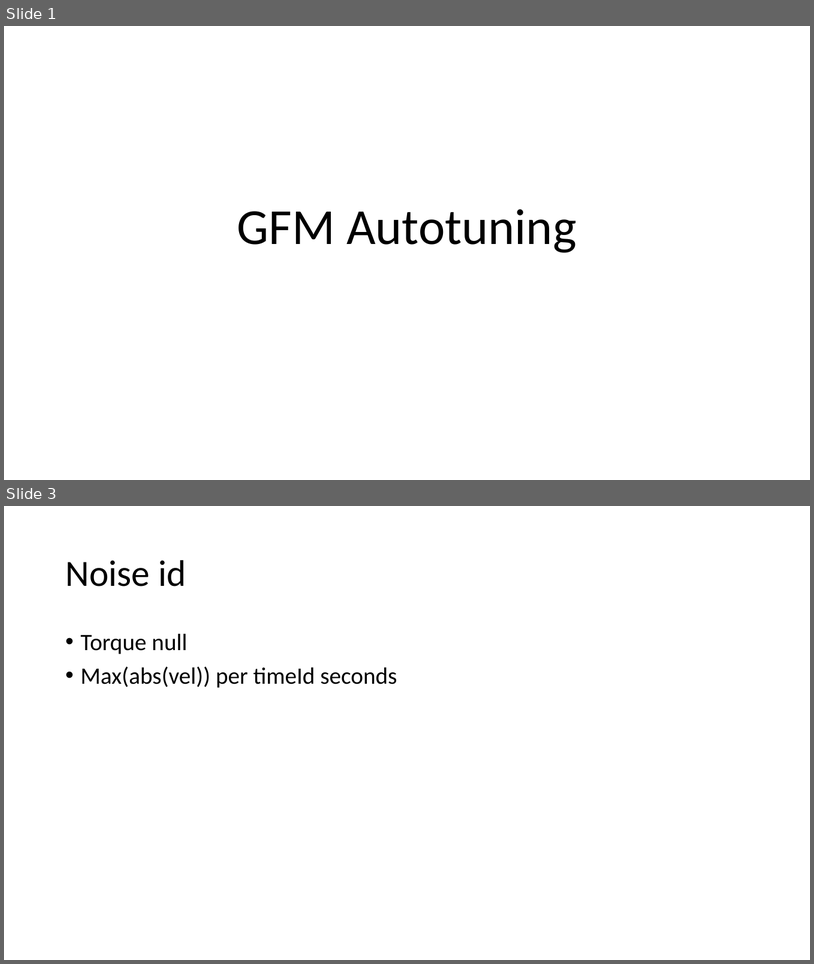
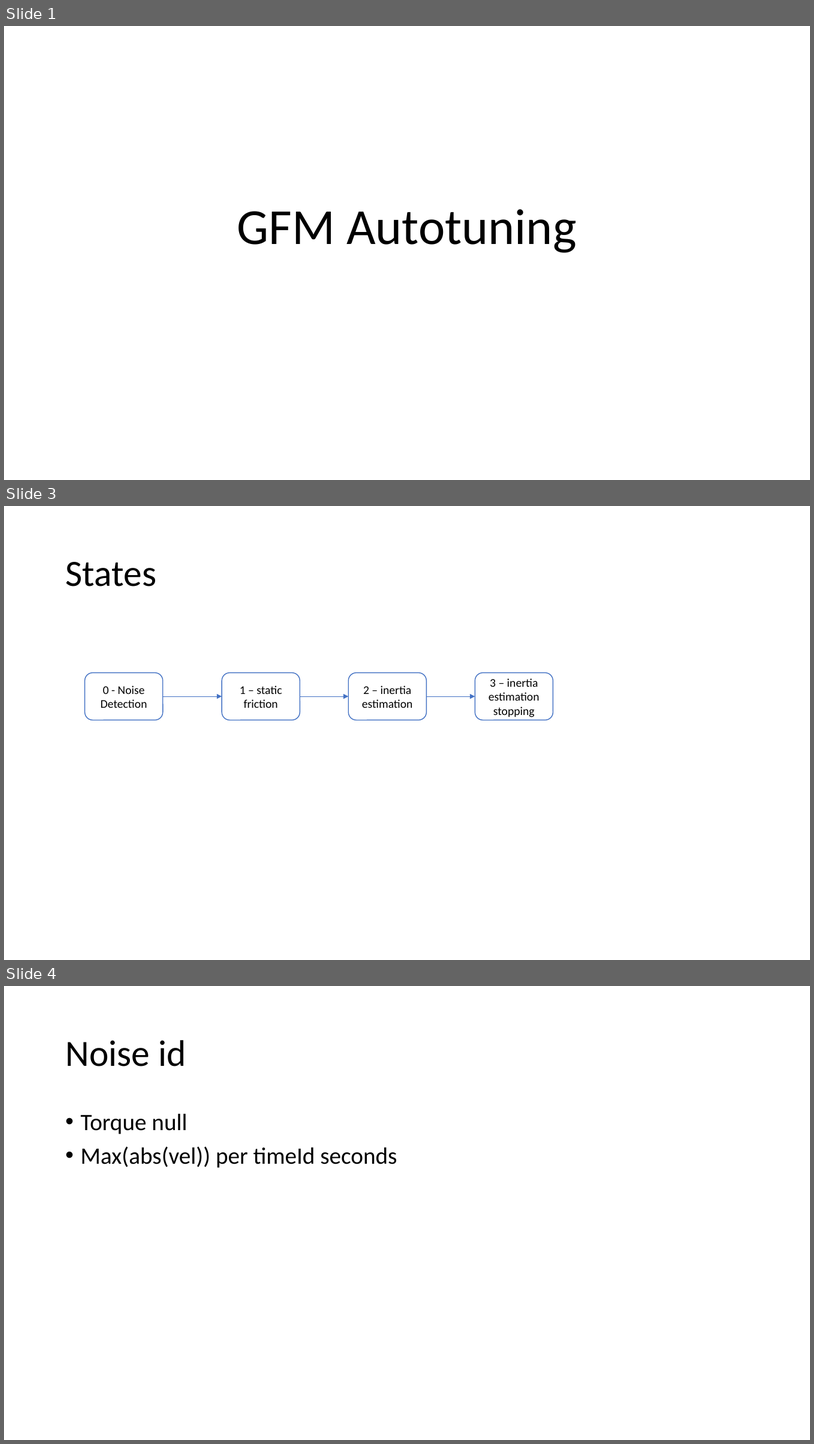
Before and after one commit to industrial-control-group-unibs/gdm_autotuning, a slide deck: GFM Autotuning.pptx. Shown one above the other, each under a label of ours: slides 1 and 3 before the commit, slides 1, 3 and 4 after it; the slides between them are not shown. The pictures are 814x964 and 814x1444 pixels, drawn with LibreOffice and Linux fonts; fonts in the diff are those of the drawing. Boxes give left, top, right and bottom in pixels: in the first picture for what was removed or moved away, otherwise in the second. Text is boxed around its words. In the diff, an @@ line names an element or a change of style, - is before the commit and + after.

```diff
--- a/GFM Autotuning.pptx
+++ b/GFM Autotuning.pptx
@@ slide 3 added at box(4, 506, 810, 960), background #FFFFFF @@
@@ title added at box(65, 562, 156, 586), 44 pt, text #000000 @@
+States
@@ rounded rectangle added at box(85, 672, 163, 720), fill #FFFFFF, outline #4472C4 1 pt, 14 pt, text #000000 @@
+0 - Noise Detection
@@ rounded rectangle added at box(222, 672, 300, 720), fill #FFFFFF, outline #4472C4 1 pt, 14 pt, text #000000 @@
+1 – static friction
@@ rounded rectangle added at box(349, 672, 427, 720), fill #FFFFFF, outline #4472C4 1 pt, 14 pt, text #000000 @@
+2 – inertia estimation
@@ rounded rectangle added at box(475, 672, 553, 720), fill #FFFFFF, outline #4472C4 1 pt, 14 pt, text #000000 @@
+3 – inertia estimation
+stopping
@@ arrow added from (163, 697) to (222, 697), #4472C4 0.5 pt @@
@@ arrow added from (300, 697) to (349, 697), #4472C4 0.5 pt @@
@@ arrow added from (427, 697) to (475, 697), #4472C4 0.5 pt @@
@@ what was slide 3 is now slide 4 @@
```
Also in this commit, not shown: 25 other files.
